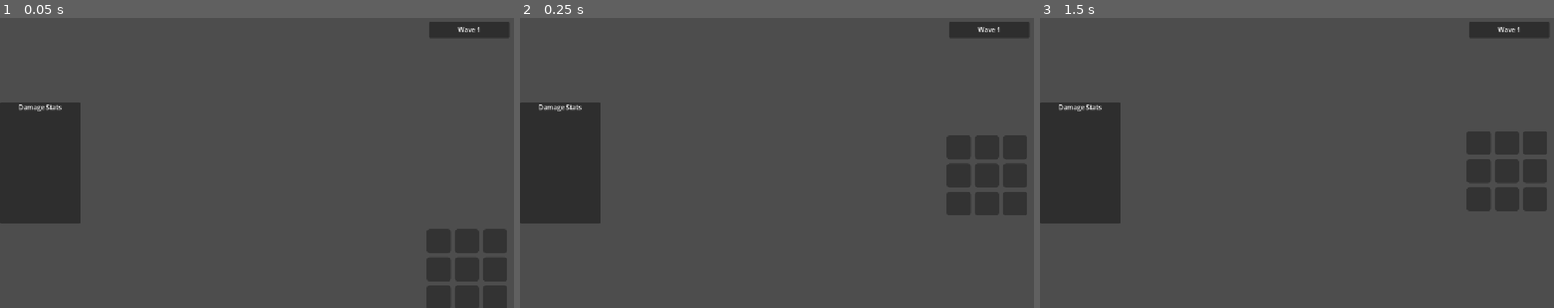
Above: before the commit, frames 1-3 (left to right).
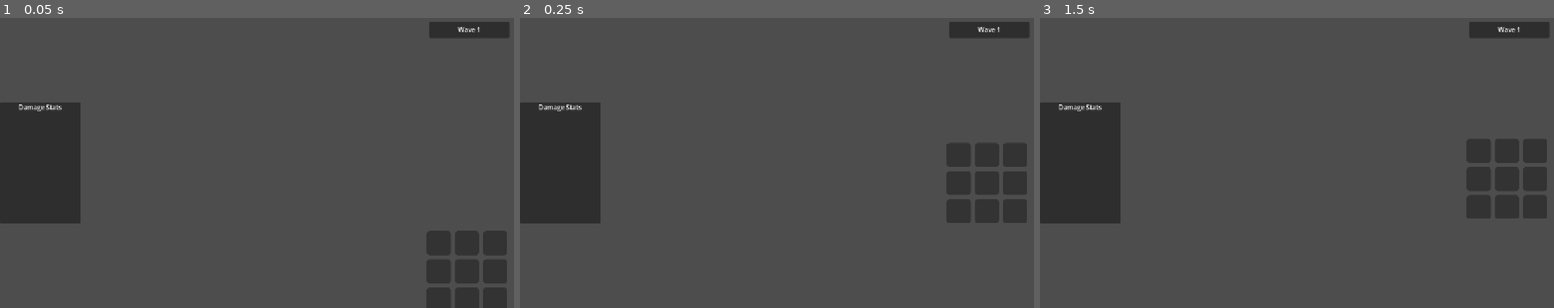
Above: after the commit, the same moments.

Repository: seekerzz/tower-html
Game: Godot game, scene res://src/Scenes/UI/MainGUI.tscn
Same seed, same stepped clock (60 frames per second), same inputs: the game is played once before the commit and once after it. The project has no main scene, so this scene is started directly.
Inputs (mouse positions are in pixels of both pictures, inside the frame that each line leads up to):
- Up to frame 1 (0.05 s): no input
- Up to frame 2 (0.25 s): no input
- Up to frame 3 (1.5 s): tap Enter at 0.5 s; move the mouse to (1410, 148) at 0.52 s; hold Right (ui_right) 0.53-1.25 s; tap Q at 0.6 s; click (1410, 148) at 0.67 s; tap Space at 1.25 s; drag from (1194, 177) to (1271, 221) at 1.27 s

The runs differ from the first frame. In frame 1, 0.3% of the frame differs, in the area x 82-99%, y 73-94%; in frame 2, 1.5%, in the area x 82-99%, y 40-71%; in frame 3, 1.4%.

Commit message:
Refactor MainGUI sidebar and dynamic shop height - Modify Shop.gd to emit `shop_state_changed` and provide `get_shop_height`. - Refactor MainGUI.gd `_setup_right_sidebar_layout` to use VBoxContainer, correct ordering, and separation. - Update sidebar position logic to react to shop state changes dynamically.

Diff:
--- a/src/Scripts/UI/MainGUI.gd
+++ b/src/Scripts/UI/MainGUI.gd
@@ -75,6 +75,10 @@
 		# If MainGame reference exists, try there
 		shop_node = GameManager.main_game.find_child("Shop", true, false)
 
+	if shop_node and shop_node.has_signal("shop_state_changed"):
+		if not shop_node.shop_state_changed.is_connected(_update_sidebar_position_from_signal):
+			shop_node.shop_state_changed.connect(_update_sidebar_position_from_signal)
+
 	update_ui()
 
 	# Initial visibility state
@@ -114,6 +118,12 @@
 func _setup_right_sidebar_layout():
 	if not right_sidebar: return
 
+	# Update right_sidebar anchors to fill vertical space
+	right_sidebar.anchor_top = 0
+	right_sidebar.anchor_bottom = 1
+	# We assume anchors for left/right are handled in scene or elsewhere,
+	# but ensure it stretches vertically.
+
 	# Create Unified Container
 	var right_content = VBoxContainer.new()
 	right_content.name = "RightContentBox"
@@ -122,6 +132,9 @@
 	right_content.size_flags_horizontal = Control.SIZE_EXPAND_FILL
 	right_content.size_flags_vertical = Control.SIZE_EXPAND_FILL
 
+	# Use separation constant instead of Spacer
+	right_content.add_theme_constant_override("separation", 10)
+
 	# Pack content at bottom so new rows grow upwards (conceptually)
 	right_content.alignment = BoxContainer.ALIGNMENT_END
 
@@ -145,18 +158,11 @@
 			passive_bar.reparent(right_content)
 		passive_bar.size_flags_horizontal = Control.SIZE_EXPAND_FILL
 		# Don't expand vertical, let it take min size so it packs at bottom
+		# But we want width consistence, so ensure expand fill
 		passive_bar.size_flags_vertical = Control.SIZE_SHRINK_END
 
 		# Ensure order: Passive Top
 		right_content.move_child(passive_bar, 0)
-
-	# Add Spacer between Passive and Inventory
-	# Increased from 40 to 80 to resolve overlap as requested
-	var spacer = Control.new()
-	spacer.custom_minimum_size = Vector2(0, 80)
-	spacer.mouse_filter = Control.MOUSE_FILTER_IGNORE
-	right_content.add_child(spacer)
-	right_content.move_child(spacer, 1)
 
 	if inv_panel:
 		if inv_panel.get_parent() != right_content:
@@ -164,7 +170,8 @@
 		inv_panel.size_flags_horizontal = Control.SIZE_EXPAND_FILL
 		inv_panel.size_flags_vertical = Control.SIZE_SHRINK_END
 		# Ensure order: Inventory Bottom
-		right_content.move_child(inv_panel, 2)
+		# If passive is there, this is index 1
+		right_content.move_child(inv_panel, right_content.get_child_count() - 1)
 
 func _setup_stats_panel():
 	# Requirements:
@@ -201,28 +208,26 @@
 	if combat_gold_label:
 		combat_gold_label.visible = is_combat
 
+func _update_sidebar_position_from_signal(is_expanded):
+	_update_sidebar_position()
+
 func _update_sidebar_position():
 	if sidebar_tween and sidebar_tween.is_valid():
 		sidebar_tween.kill()
 	sidebar_tween = create_tween()
 
 	var target_offset_bottom = -10 # Default for combat
-	if not GameManager.is_wave_active:
-		# Shop is open
-		var shop_height = 300.0 # Fallback
-		if shop_node and is_instance_valid(shop_node):
-			# Use minimal height logic or actual height
-			if shop_node.visible:
-				shop_height = shop_node.size.y
-				# If Shop uses anchors, size might be reliable if layout happened
-				if shop_height < 100: shop_height = 300.0
-			else:
-				# If hidden, maybe we shouldn't move up?
-				# But is_wave_active = false usually implies Shop Phase.
-				pass
-
-		# Add padding
-		target_offset_bottom = -(shop_height + 40)
+	var shop_height = 0.0
+
+	# Check shop state logic
+	if shop_node and is_instance_valid(shop_node) and shop_node.has_method("get_shop_height"):
+		shop_height = shop_node.get_shop_height()
+	elif not GameManager.is_wave_active:
+		# Fallback if method missing but presumably shop phase
+		shop_height = 300.0
+
+	if shop_height > 0:
+		target_offset_bottom = -(shop_height + 20) # 20 padding
 
 	sidebar_tween.set_parallel(true)
 	sidebar_tween.tween_property(left_sidebar, "offset_bottom", float(target_offset_bottom), 0.3).set_trans(Tween.TRANS_SINE).set_ease(Tween.EASE_OUT)
--- a/src/Scripts/UI/Shop.gd
+++ b/src/Scripts/UI/Shop.gd
@@ -23,6 +23,12 @@
 var panel_initial_y: float = 0.0
 
 signal unit_bought(unit_key)
+signal shop_state_changed(is_expanded)
+
+func get_shop_height() -> float:
+	if is_collapsed:
+		return 0.0
+	return $Panel.size.y
 
 func _ready():
 	GameManager.resource_changed.connect(update_ui)
@@ -67,6 +73,7 @@
 	# Since handle is hidden/invisible, we might not see anything. But logic is preserved as requested.
 	var target_y = panel_initial_y + $Panel.size.y
 	tween.tween_property($Panel, "position:y", target_y, 0.5).set_trans(Tween.TRANS_SINE).set_ease(Tween.EASE_OUT)
+	shop_state_changed.emit(false)
 
 func expand_shop():
 	if !is_collapsed: return
@@ -75,6 +82,7 @@
 
 	var tween = create_tween()
 	tween.tween_property($Panel, "position:y", panel_initial_y, 0.5).set_trans(Tween.TRANS_SINE).set_ease(Tween.EASE_OUT)
+	shop_state_changed.emit(true)
 
 func _apply_styles():
 	# Style Panel
